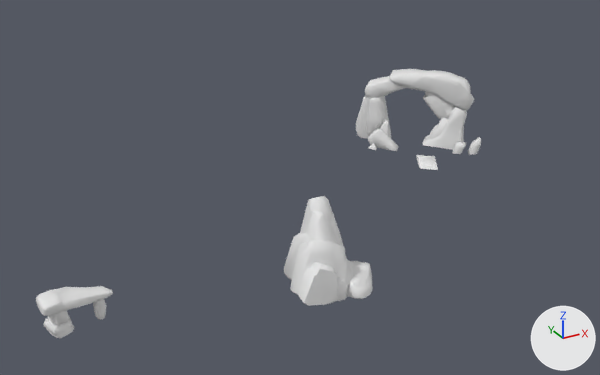
Two versions of the OBJ model Resources/Scenes/GameWorld/Meshes/rock.obj, one commit apart.
Rendered twice from a camera (50 mm lens) standing at (-34.6, -81.7, 60.9) and looking at (36.6, 47.7, -3.8). The axes (+X, +Y, +Z) are drawn at lower right. The lights are the same throughout. Where no turn or scale is listed for an object, it has been applied to the vertices. Vertices at the same position are counted once.

The first picture shows 'rock'.
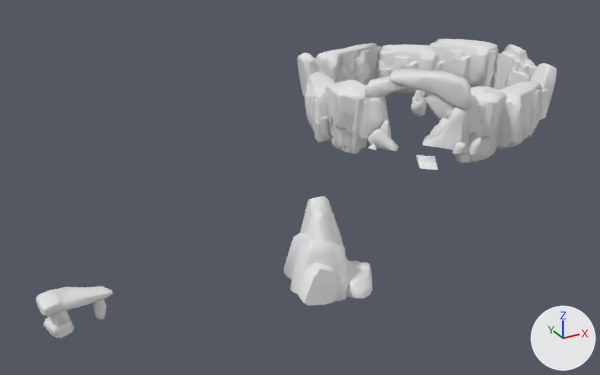
Pixel boxes (x1, y1, x2, y2) of what changed, in the pictures (600 x 375 px):
'rock', reshaped (17% wider, 11% taller)
    before: (36, 69, 481, 338)
    after: (36, 39, 557, 338)
part 1 of me_rock, added
    after: (297, 39, 557, 163)

Edits to the bpy script that builds the scene:
```text
Change me_rock:
    used by ob_rock; location = (0.0, 0.0, 0.0)
    remove me_rock.from_pydata(...)  # 1654 vertices, 3031 faces; spans x -19.8..73.5, y 1.4..59.0, z -0.6..15.1
    add me_rock.from_pydata(...)  # 11013 vertices, 21692 faces; spans x -19.8..109.0, y 1.4..94.3, z -4.7..15.1
    me_rock part 1: 9359 vertices added at x 51.2..109.0, y 40.4..94.3, z -4.7..11.4
```
